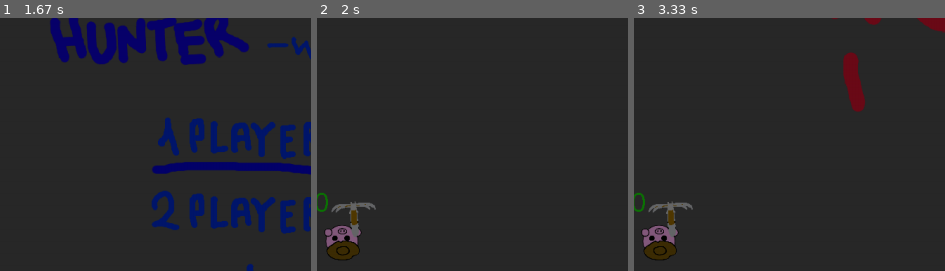
Above: before the commit, frames 1-3 (left to right).
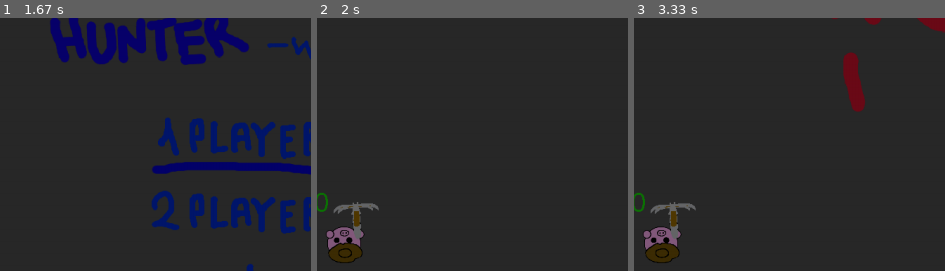
Above: after the commit, the same moments.

Repository: fbouquet42/zombiehunter
Game: pygame game, started from main.py
The game is run twice, just before and just after one commit, with the same random seed, the same clock (stepped at 60 frames per second) and the same inputs.
Inputs:
- Up to frame 1 (1.67 s): no input
- Up to frame 2 (2 s): tap R at 1.83 s
- Up to frame 3 (3.33 s): no input
The pictures show only the part of the screen within x 30-79%, y 17-67%; the shares and areas given below are measured in that part.

Frame 1 is identical in both runs. In frame 2, 1.2% of the frame differs, in the area x 2-20%, y 72-97%; in frame 3, 1.2%.

Commit message:
bigger player

Diff:
--- a/lib/env.py
+++ b/lib/env.py
@@ -57,7 +57,7 @@
         self.mod = LocalModules
 
         ###Game
-        self.player_dimensions = int(self.width / 7.6)
+        self.player_dimensions = int(self.width / 7.35)
         #Explosion
         self.jerk = False
         #Daemon
--- a/lib/menus/credits.py
+++ b/lib/menus/credits.py
@@ -51,7 +51,7 @@
         env.GameWindow.blit(selection, position[action])
         pygame.display.update()
         tick.sleep()
-        exe = time.time() - tick.before_loop > 0.45
+        exe = time.time() - tick.before_loop > 0.75
 
     env.credits = False
     welcome(env)
--- a/lib/menus/game_over.py
+++ b/lib/menus/game_over.py
@@ -64,7 +64,7 @@
         env.GameWindow.blit(selection, position[action])
         pygame.display.update()
         tick.sleep()
-        exe = time.time() - tick.before_loop > 0.45
+        exe = time.time() - tick.before_loop > 0.75
 
     if action == 1:
         env.monsters.clear()
--- a/lib/monsters/kraken.py
+++ b/lib/monsters/kraken.py
@@ -74,7 +74,9 @@
 
 class Kraken(DefaultMonster):
     name = "kraken"
-    lives = 1350
+    lives = 1710
+    #450 570 690
+    # + 3 necromancer spawns
     rapidity = 4
     attack = 3
     id_nb = 8
--- a/lib/monsters/tentacle.py
+++ b/lib/monsters/tentacle.py
@@ -8,7 +8,7 @@
 
 
 class Tentacle(DefaultMonster):
-    lives = 30
+    lives = 40
     name = "tentacle"
     id_nb = 9
     following = False
--- a/lib/waves/wave.py
+++ b/lib/waves/wave.py
@@ -5,7 +5,7 @@
     while True:
         if not obj.process(env):
             break
-        tick.sleep()
+        tick.sleep(0.047)
         while env.pause:
             time.sleep(0.3)
         if env.quit:
Binary file changed: img/monsters/kraken.png
Not shown, added: .gitignore
